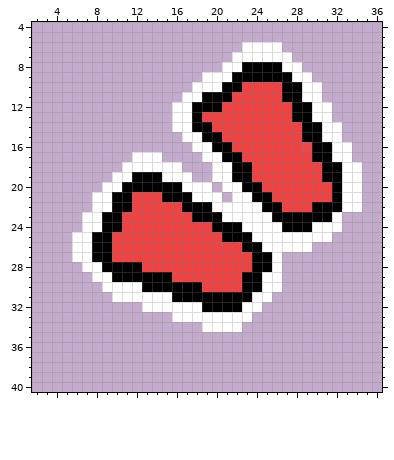
One commit to this pixel-art sprite: KatiKatiClick/Resource/Images/Pause/Appeal.png. The first picture shows the starting point.
The file is 48x48 pixels. Pixels under 10% opacity are left out. Colours within 5 levels of each other are drawn and written as one. Shown: x 2..36, y 4..40.
After:
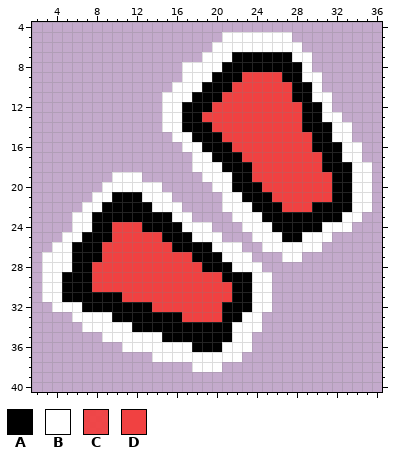
Palette (. is transparent): A #000000  B #ffffff  C #f14141f1  D #f14141
Difference:
@@ x 2..36 @@
  4 ...................................
- 5 ...................................
- 6 .....................BBBB..........
- 7 ....................BBBBBB.........
- 8 ...................BBAAAABB........
- 9 .................BBBAAAAAABB.......
-10 ................BBBAADDDDAABB......
-11 ...............BBAAADDDDDAABB......
-12 ..............BBAAADDDDDDDAABB.....
-13 ..............BBADDDDDDDDDAABB.....
-14 ..............BBAADDDDDDDDDAABB....
-15 ...............BBAADDDDDDDDAABB....
-16 ................BBAADDDDDDDCAABB...
-17 ..........BBB....BBAADDDDDDDAABB...
-18 .........BBBBBB...BBAADDDDDDDAABB..
-19 ........BBAAABBB..BBAADDDDDDDAABB..
-20 .......BBAAAAAABBB.BBAADDDDDDDABB..
-21 ......BBAADDDAAABBB.BBAADDDDDDABB..
-22 ......BBAADDDDDAAABBBBBAADDDAAABB..
-23 .....BBAADDDDDDDAAABBBBBAAAAAAB....
-24 .....BBAADDDDDDDDDAAABBBBAAABBB....
-25 ....BBAADDDDDDDDDDDAAABBBBBBBB.....
-26 ....BBAADDDDDDDDDDDDDAABBBBB.......
-27 ....BBAADDDDDDDDDDDDDDAAB..........
-28 .....BBAAAADDDDDDDDDDDAAB..........
-29 ......BBAAAAAADDDDDDDAABB..........
-30 .......BBBBAAAAAADDDDAABB..........
-31 ........BBBBBBAAAAAAAABB...........
-32 ...........BBBBBBAAAABB............
-33 ..............BBBBBBBB.............
-34 .................BBBB..............
-35 ...................................
-36 ...................................
-37 ...................................
-38 ...................................
+ 5 ...................BBBBBBB.........
+ 6 ..................BBBBBBBBB........
+ 7 .................BBBAAAAAABB.......
+ 8 ...............BBBBAAAAAAAAB.......
+ 9 ...............BBBAAADDDDAABB......
+10 ..............BBBAAADDDDDDAAB......
+11 .............BBBAAADDDDDDDAABB.....
+12 .............BBAAADDDDDDDDDAAB.....
+13 .............BBAADDDDDDDDDDAABB....
+14 .............BBAAADDDDDDDDDAAABB...
+15 ..............BBAAADDDDDDDDDAABB...
+16 ...............BBAAADDDDDDDDAAABB..
+17 ................BBAAADDDDDDDDAABB..
+18 ................BBBAAADDDDDDDAAABB.
+19 ........BBB......BBBAADDDDDDDDAABB.
+20 .......BBBBBB.....BBAAADDDDDDDAABB.
+21 ......BBAAABBB.....BBAAADDDDDDAABB.
+22 .....BBAAAAABBB....BBBAAADDDAAAABB.
+23 ....BBAAAAAAAABB....BBBAAAAAAAABB..
+24 ....BBAADDDAAAABBB...BBBAAAAABBB...
+25 ...BBAAADDDDDAAABBB...BBBAABBB.....
+26 ..BBAAADDDDDDDAAAABBB..BBBBBB......
+27 .BBBAAADDDDDDDDDAAABBB...BB........
+28 .BBBAADDDDDDDDDDDAAABBB............
+29 .BBAAADDDDDDDDDDDDDAAABB...........
+30 .BBAAADDDDDDDDDDDDDDAABB...........
+31 .BBAAAAAADDDDDDDDDDDAABB...........
+32 ..BBBAAAAAAADDDDDDDAAABB...........
+33 ....BBBBAAAAAAADDDDAABB............
+34 .....BBBBBAAAAAAAAAABBB............
+35 .......BBBBBBAAAAAAABB.............
+36 .........BBBBBBBAAABBB.............
+37 ............BBBBBBBBB..............
+38 ................BBB................
 39 ...................................
